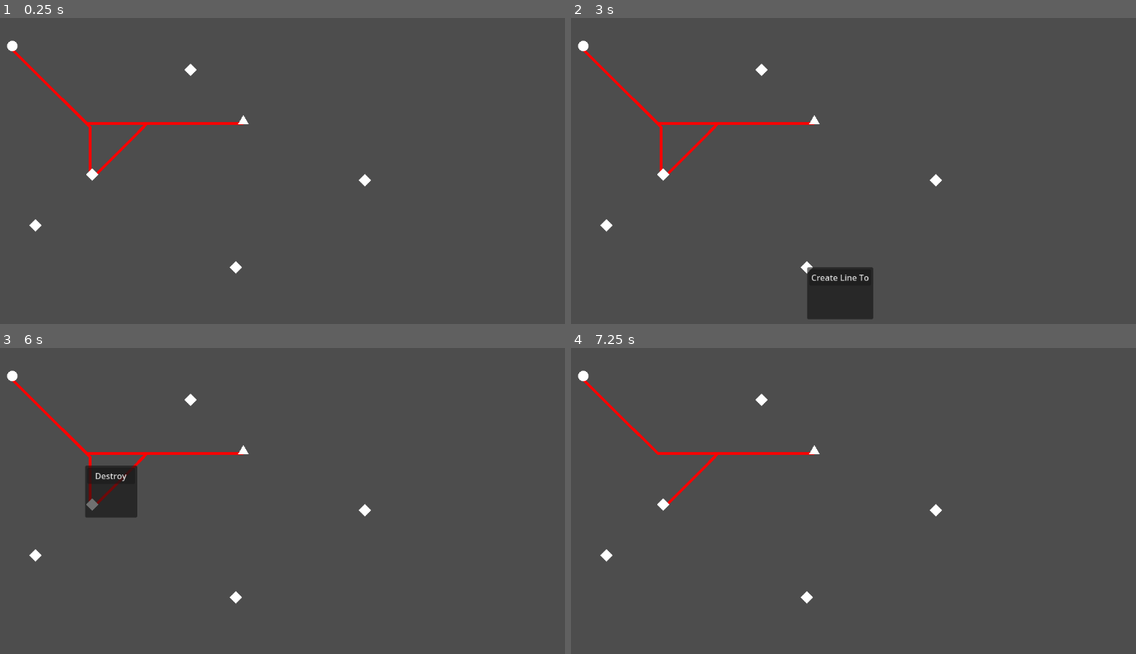
Above: before the commit, frames 1-4 (two rows, left to right).
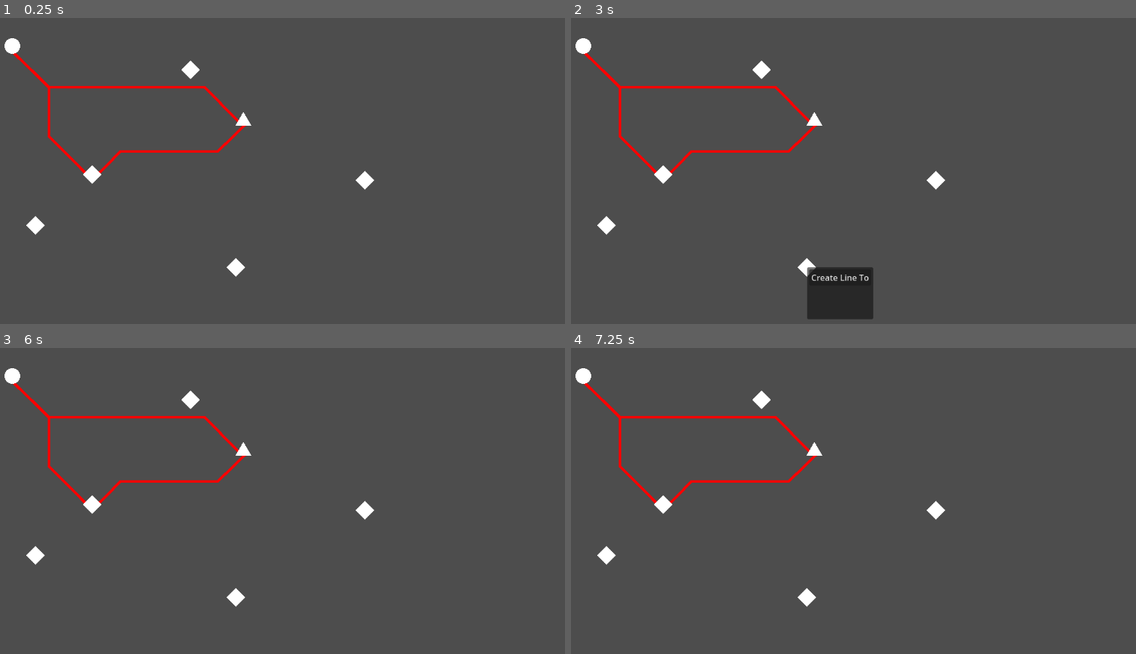
Above: after the commit, the same moments.

Repository: 9thAzure/CarbonCommuter
Game: Godot game, scene res://main/main.tscn
The game is run twice, just before and just after one commit, with the same random seed, the same clock (stepped at 60 frames per second) and the same inputs.
Inputs (mouse positions are in pixels of both pictures, inside the frame that each line leads up to):
- Up to frame 1 (0.25 s): no input
- Up to frame 2 (3 s): tap Enter at 0.5, 2 s; move the mouse to (966, 167) at 0.52 s; click (966, 167) at 0.67 s; tap Space at 1.25, 2.75 s; move the mouse to (717, 201) at 1.27 s; click (717, 201) at 1.42 s; move the mouse to (898, 112) at 2.02 s; click (898, 112) at 2.17 s; move the mouse to (808, 253) at 2.77 s; click (808, 253) at 2.92 s
- Up to frame 3 (6 s): click "Create Line To" at 3.5 s; click "X" at 4.25 s; tap Enter at 5 s; move the mouse to (446, 565) at 5.02 s; click (446, 565) at 5.17 s; tap Space at 5.75 s; move the mouse to (84, 464) at 5.77 s; click (84, 464) at 5.92 s
- Up to frame 4 (7.25 s): click (684, 476) at 6.5 s, where only the run before the commit has a clickable "Destroy"

The runs differ from the first frame. In frame 1, 1.8% of the frame differs, in the area x 0-67%, y 6-85%; in frame 2, 1.7%; in frame 3, 3.0%; in frame 4, 1.7%.

Commit message:
visual changes in size and line shape

Diff:
--- a/transport/line/line.gd
+++ b/transport/line/line.gd
@@ -127,8 +127,8 @@
 		position2 = t
 
 	var difference := position2 - position1
-	var middle := difference.sign() * difference.abs()[difference.abs().min_axis_index()]
-	var points := PackedVector2Array([position1, position1 + middle, position2])
+	var middle := difference.sign() * difference.abs()[difference.abs().min_axis_index()] / 2
+	var points := PackedVector2Array([position1, position1 + middle, position2 - middle, position2])
 	return points
 
 
@@ -145,7 +145,7 @@
 		else:
 			cross_direction = points[i - 1].direction_to(points[i + 1]).orthogonal().normalized()
 
-		points[i] += cross_direction * offset * line_width
+		points[i] += cross_direction * offset * line_width * 1.5
 
 	for i in points.size():
 		points[i] = to_local(points[i])
--- a/transport/station/station.tscn
+++ b/transport/station/station.tscn
@@ -9,6 +9,7 @@
 collision_mask = 0
 monitoring = false
 script = ExtResource("1_06ycu")
+icon_size = 15.0
 
 [node name="CollisionShape2D" type="CollisionShape2D" parent="."]
 shape = SubResource("CircleShape2D_06ycu")
